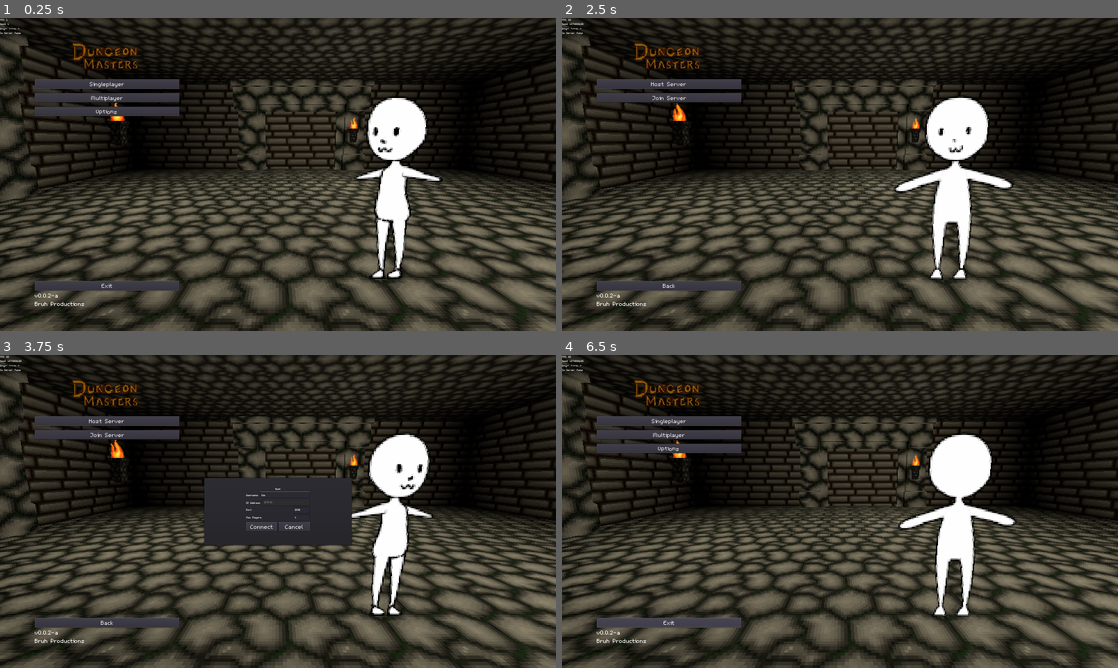
Above: before the commit, frames 1-4 (two rows, left to right).
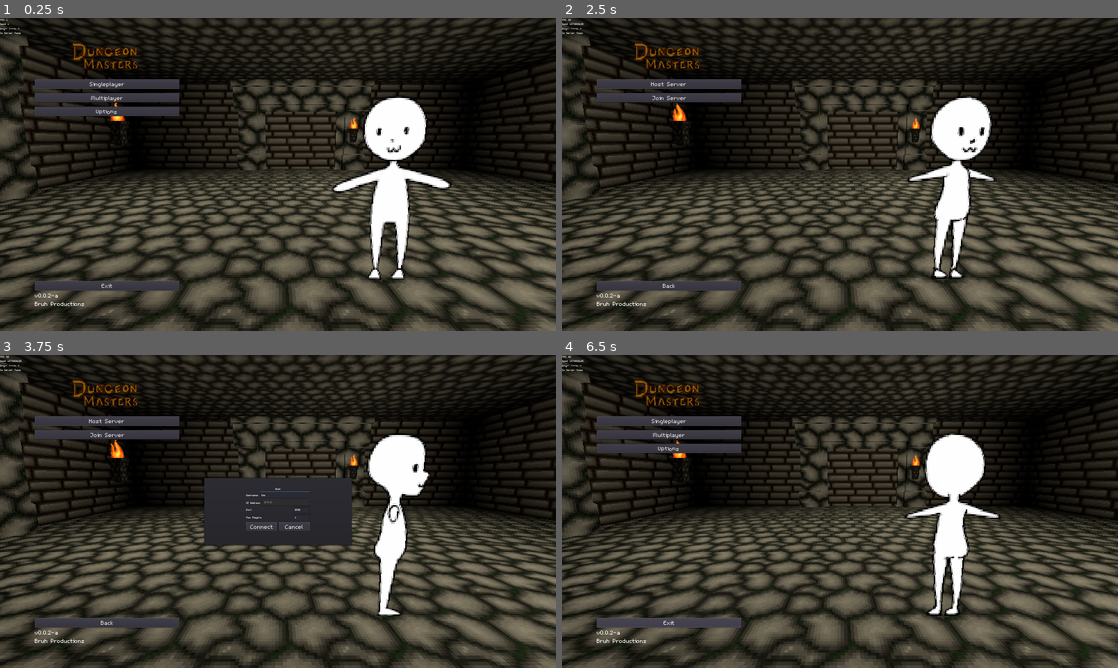
Above: after the commit, the same moments.

Repository: FrankAlbella/dungeon_masters
Game: Godot game, scene res://scenes/menus/3DMenu.tscn
Two runs of this game, one before a commit and one after it. Both use one fixed random seed, a clock stepped at 60 frames per second and the inputs below.
Inputs (mouse positions are in pixels of both pictures, inside the frame that each line leads up to):
- Up to frame 1 (0.25 s): no input
- Up to frame 2 (2.5 s): click "Singleplayer" at 0.5 s; click "Leave" at 1.25 s; click "Multiplayer" at 2 s
- Up to frame 3 (3.75 s): click "Host Server" at 2.75 s; click (283, 495) at 3.52 s; type "Alex" at 3.6 s
- Up to frame 4 (6.5 s): tap Enter (chat) at 4.25, 4.35 s; move the mouse to (962, 495) at 4.27 s; hold D (move_right) 4.28-5 s; tap Space (jump) at 4.52 s; click "Join Server" at 5 s; click "Back" at 5.75 s

The runs differ from the first frame. In frame 1, 2.1% of the frame differs, in the area x 59-82%, y 25-84%; in frame 2, 2.3%; in frame 3, 2.0%; in frame 4, 2.7%, in the area x 60-82%, y 25-84%.

Commit message:
Remove old sprite from player_dummy

Diff:
--- a/scenes/player/player_dummy.tscn
+++ b/scenes/player/player_dummy.tscn
@@ -1,28 +1,16 @@
-[gd_scene load_steps=5 format=2]
+[gd_scene load_steps=3 format=2]
 
 [ext_resource path="res://scripts/player/player_dummy.gd" type="Script" id=1]
-[ext_resource path="res://assets/atlas/spritesheet-8way.png" type="Texture" id=2]
 [ext_resource path="res://scenes/player/8way_sprite.tscn" type="PackedScene" id=3]
-
-[sub_resource type="AtlasTexture" id=1]
-flags = 17
-atlas = ExtResource( 2 )
-region = Rect2( 6144, 0, 1536, 2048 )
 
 [node name="player_block_dummy" type="Spatial"]
 script = ExtResource( 1 )
 
 [node name="sprite" parent="." instance=ExtResource( 3 )]
-transform = Transform( 0, 0, 1, 0, 1.5, 0, -1.5, 0, 0, 0, 0.913048, 0 )
+transform = Transform( -1.06066, 0, 0.707107, 0, 1.5, 0, -1.06066, 0, -0.707107, 0, 0.913048, 0 )
 region_rect = Rect2( 291, 3, 77, 121 )
 frame_width = 94
 frame_height = 128
 
-[node name="Sprite3D" type="Sprite3D" parent="."]
-transform = Transform( 0.1, 0, 0, 0, 0.1, 0, 0, 0, 1, 0, 1.006, 0 )
-visible = false
-billboard = 2
-texture = SubResource( 1 )
-
 [node name="Timer" type="Timer" parent="."]
 [connection signal="timeout" from="Timer" to="." method="_on_Timer_timeout"]
--- a/scripts/player/player_dummy.gd
+++ b/scripts/player/player_dummy.gd
@@ -5,7 +5,6 @@
 var frame = 3
 
 func _ready():
-
 	if rotate:
 		$Timer.start()
 
